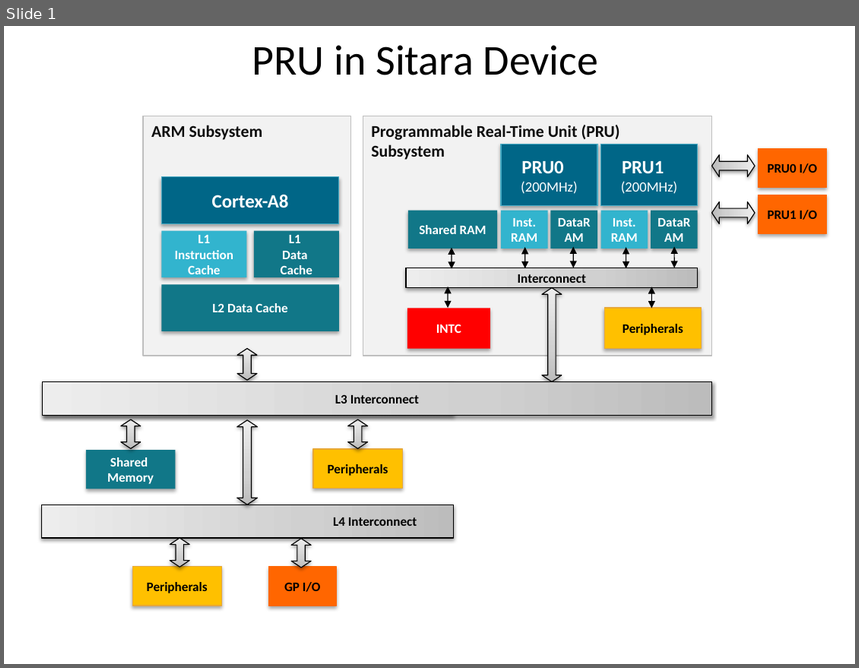
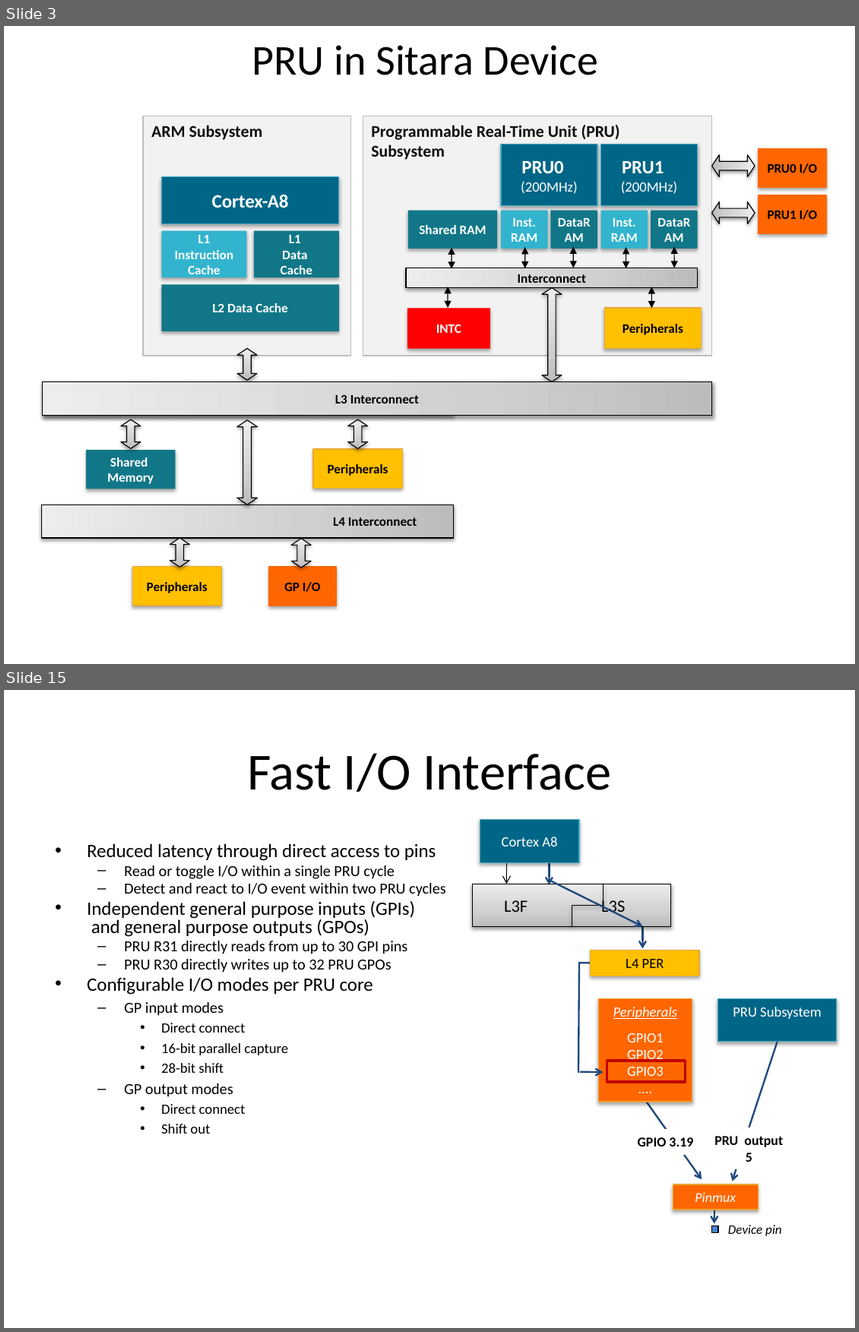
Before and after one commit to hari1989/keystone-workshop, a slide deck: preliminary/Working/presentations/Sitara/PRU in Sitara Device.pptx. Shown one above the other, each under a label of ours: slide 1 before the commit, slides 3 and 15 after it; the slides between them are not shown. The pictures are 859x668 and 859x1332 pixels, drawn with LibreOffice and Linux fonts; fonts in the diff are those of the drawing. Boxes give left, top, right and bottom in pixels: in the first picture for what was removed or moved away, otherwise in the second. Text is boxed around its words. In the diff, an @@ line names an element or a change of style, - is before the commit and + after.

```diff
--- a/preliminary/Working/presentations/Sitara/PRU in Sitara Device.pptx
+++ b/preliminary/Working/presentations/Sitara/PRU in Sitara Device.pptx
@@ slide 15 added at (4, 690, 855, 1328), background #FFFFFF @@
@@ title added at (247, 753, 611, 792), 44 pt, text #000000 @@
+Fast I/O Interface
@@ rectangle added at (480, 819, 579, 862), fill #006687, outline #46AAC5 0.75 pt, 12 pt, text #FFFFFF @@
+Cortex A8
@@ text added at (87, 844, 446, 1134), 13 pt, text #000000 @@
+• Reduced latency through direct access to pins
+  – Read or toggle I/O within a single PRU cycle
+  – Detect and react to I/O event within two PRU cycles
+• Independent general purpose inputs (GPIs)
+  and general purpose outputs (GPOs)
+  – PRU R31 directly reads from up to 30 GPI pins
+  – PRU R30 directly writes up to 32 PRU GPOs
+• Configurable I/O modes per PRU core
+  – GP input modes
+    • Direct connect
+    • 16-bit parallel capture
+    • 28-bit shift
+  – GP output modes
+    • Direct connect
+    • Shift out
@@ arrow added from (507, 847) to (507, 884), #000000 0.75 pt @@
@@ arrow added from (550, 848) to (550, 885), #1F497D 1.5 pt @@
@@ rectangle added at (472, 884, 671, 926), fill gradient #BDBDBD to #D1D1D1 to #EEEEEE, outline #000000 0.75 pt, 14.5 pt, text #000000 @@
+L3F L3S
@@ arrow added from (550, 880) to (642, 926), #1F497D 1.5 pt @@
@@ elbow line added from (603, 884) to (572, 926), #000000 0.75 pt @@
@@ arrow added from (642, 912) to (642, 948), #1F497D 1.5 pt @@
@@ line added from (579, 962) to (579, 1073), #1F497D 1.5 pt @@
@@ rectangle added at (591, 951, 699, 976), fill #FFC000, outline #E8A835 0.75 pt, 12 pt, text #000000 @@
+L4 PER
@@ line added from (601, 964) to (579, 964), #1F497D 1.5 pt @@
@@ rectangle added at (598, 999, 692, 1102), fill #FF6600, outline #E8A835 0.75 pt, 12 pt, text #FFFFFF @@
+Peripherals
+GPIO1
+GPIO2
+GPIO3
+....
@@ rectangle added at (718, 999, 837, 1042), fill #006687, outline #46AAC5 0.75 pt, 12 pt, text #FFFFFF @@
+PRU Subsystem
@@ line added from (778, 1042) to (749, 1128), #1F497D 1.5 pt @@
@@ arrow added from (580, 1072) to (603, 1072), #1F497D 1.5 pt @@
@@ rectangle added at (607, 1061, 686, 1082), outline #C00000 2 pt @@
@@ line added from (645, 1101) to (668, 1132), #1F497D 1.5 pt @@
@@ rectangle added at (623, 1129, 708, 1154), fill #FFFFFF, outline #FFFFFF 0.75 pt, 11.5 pt, text #000000, bold @@
+GPIO 3.19
@@ rectangle added at (706, 1128, 791, 1170), fill #FFFFFF, outline #FFFFFF 0.75 pt, 11.5 pt, text #000000, bold @@
+PRU output 5
@@ arrow added from (749, 1128) to (733, 1181), #1F497D 1.5 pt @@
@@ arrow added from (680, 1149) to (702, 1179), #1F497D 1.5 pt @@
@@ rectangle added at (673, 1185, 758, 1209), fill #FF6600, outline #E8A835 0.75 pt, 11.5 pt, text #FFFFFF, italic @@
+Pinmux
@@ arrow added from (715, 1206) to (715, 1224), #1F497D 1.5 pt @@
@@ rectangle added at (712, 1227, 718, 1233), fill #4785D1, outline #000000 1 pt @@
@@ text added at (728, 1225, 782, 1236), 11 pt, text #000000, italic @@
+Device pin
@@ what was slide 1 is now slide 3 @@
```
Also in this commit, not shown: 2 slides changed, 47 other slides added, 5 slides removed.
